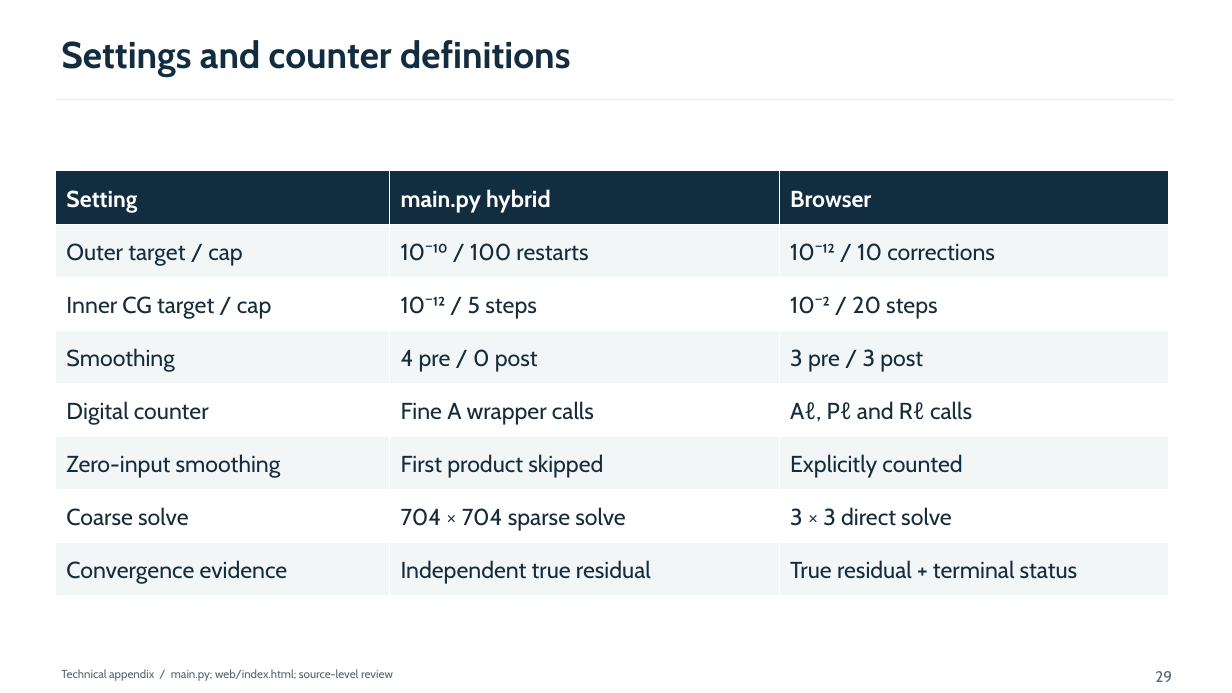
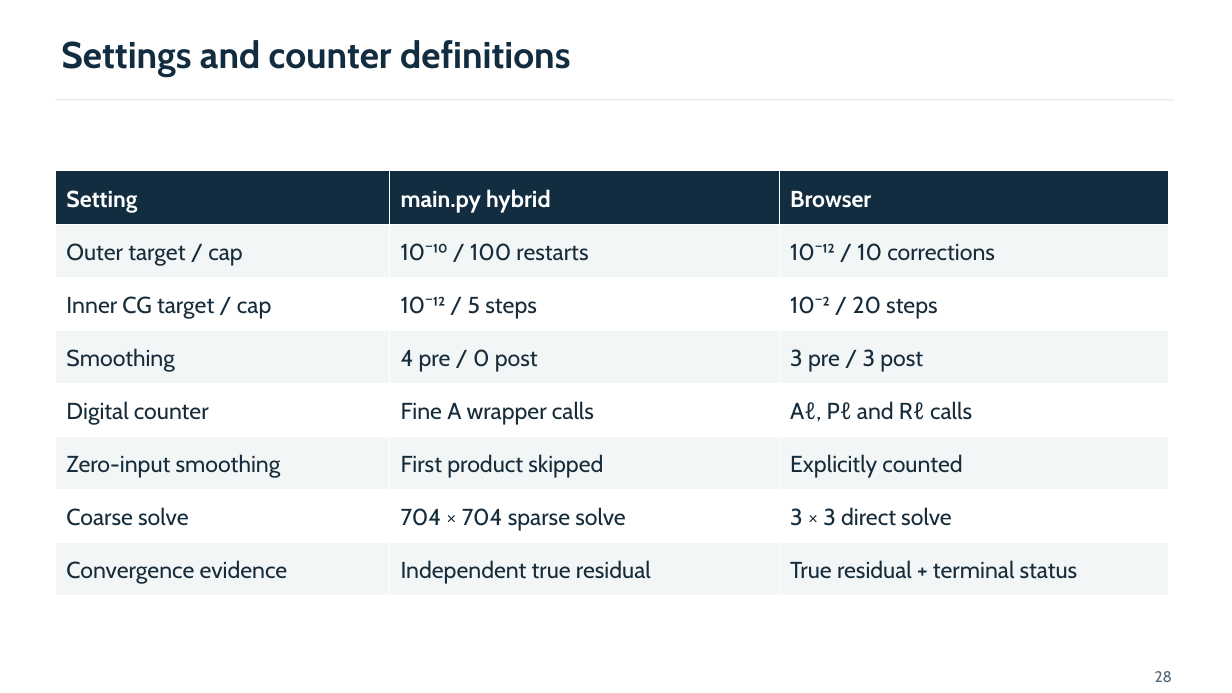
Before and after one commit to samarthdubey46/multigrid-pde-solver, a slide deck: slide 28 of presentation/build/photonic-pde-draft.pptx (slide 29 before the commit). Drawn at 1232x693 pixels with LibreOffice and Linux fonts; fonts in the diff are those of the drawing. Boxes give left, top, right and bottom in pixels: in the first picture for what was removed or moved away, otherwise in the second. Text is boxed around its words. In the diff, an @@ line names an element or a change of style, - is before the commit and + after.

Commit message:
Remove slide footnotes, noisy smoother model and source slide

```diff
--- a/presentation/build/photonic-pde-draft.pptx
+++ b/presentation/build/photonic-pde-draft.pptx
@@ text removed at [61,669,393,681] @@
-Technical appendix / main.py; web/index.html; source-level review
@@ text at [1155,671,1172,682]: text changed @@
-29
+28
```
Also in this commit, not shown: 32 other slides changed, 2 slides removed, 10 other files.
